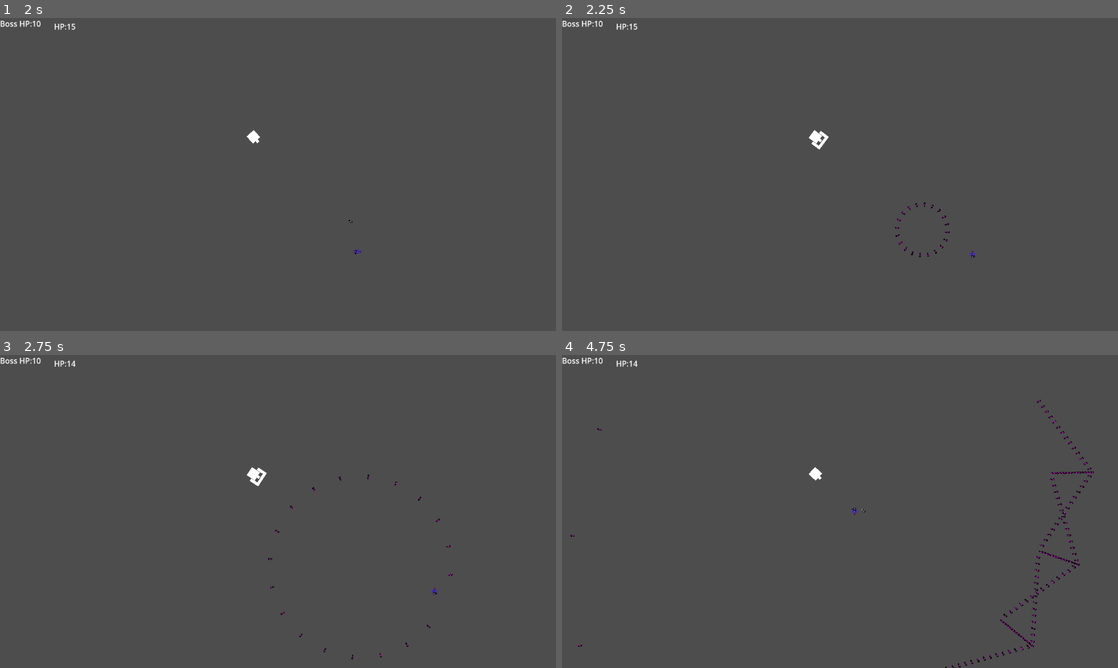
Above: before the commit, frames 1-4 (two rows, left to right).
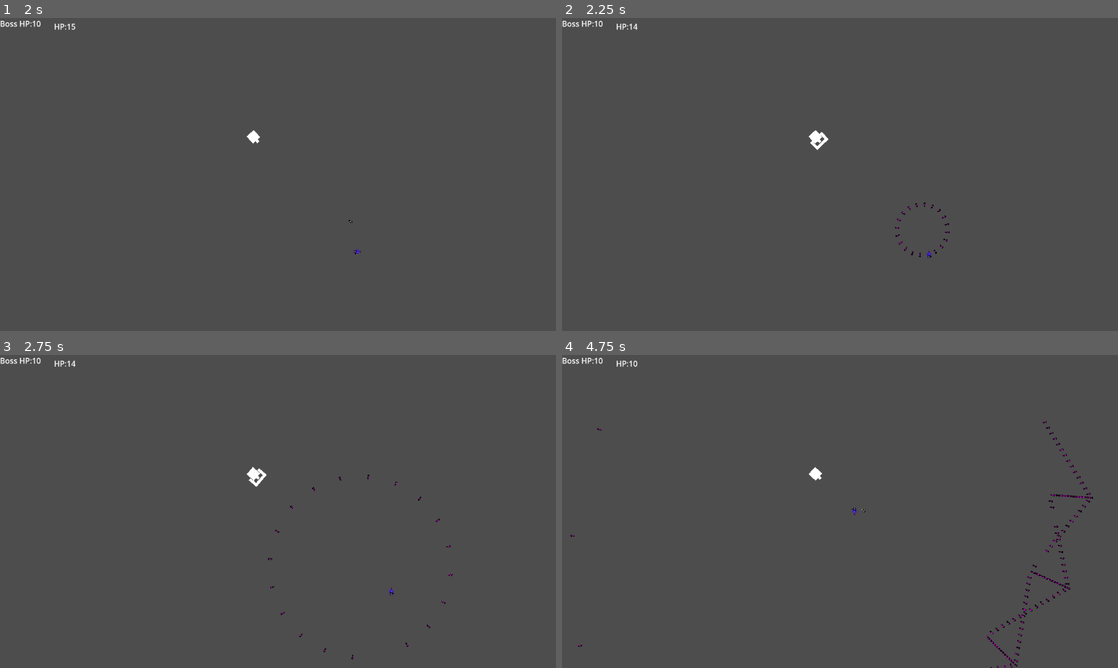
Above: after the commit, the same moments.

Repository: ConquestM/TANKG
Game: Godot game, scene res://Level.tscn
Same seed, same stepped clock (60 frames per second), same inputs: the game is played once before the commit and once after it.
Inputs (mouse positions are in pixels of both pictures, inside the frame that each line leads up to):
- Up to frame 1 (2 s): tap Enter at 0.5 s; move the mouse to (400, 158) at 0.52 s; hold Right (ui_right) 0.53-1.28 s; hold Shift (dash) 0.53-1.28 s; move the mouse to (166, 190) at 1.27 s; hold Down (ui_down) from 1.28 s (still down); tap Shift (dash) at 1.35 s
- Up to frame 2 (2.25 s): tap Space at 2 s; move the mouse to (895, 105) at 2.02 s; release Down (ui_down) at 2.03 s; hold Right (ui_right) from 2.03 s (still down); hold Shift (dash) from 2.03 s (still down)
- Up to frame 3 (2.75 s): keep holding Right (ui_right); keep holding Shift (dash)
- Up to frame 4 (4.75 s): move the mouse to (812, 574) at 2.77 s; release Right (ui_right) at 2.78 s; release Shift (dash) at 2.78 s; hold Up (ui_up) 2.78-3.53 s; tap Shift (dash) at 2.85, 4.35 s; move the mouse to (1006, 558) at 3.52 s; hold Shift (dash) 3.53-4.28 s; hold Left (ui_left) from 3.53 s (still down); move the mouse to (673, 464) at 4.27 s

Frame 1 is identical in both runs. In frame 2, less than 0.1% of the frame differs, in the area x 12-75%, y 1-77%; in frame 3, less than 0.1%; in frame 4, 0.9%, in the area x 12-96%, y 1-100%.

Commit message:
no thing change d?

Diff:
--- a/Bossbulletdetonatehitbox.tscn
+++ b/Bossbulletdetonatehitbox.tscn
@@ -10,7 +10,7 @@
 metadata/Debt = 0
 
 [node name="Delete" type="Timer" parent="."]
-wait_time = 0.7
+wait_time = 1.2
 
 [node name="CollisionShape2D" type="CollisionShape2D" parent="."]
 shape = SubResource("RectangleShape2D_fjwph")
--- a/Player.tscn
+++ b/Player.tscn
@@ -32,7 +32,7 @@
 metadata/Player = true
 
 [node name="Timer" type="Timer" parent="."]
-wait_time = 0.5
+wait_time = 0.7
 one_shot = true
 
 [connection signal="timeout" from="Timer" to="." method="_on_timer_timeout"]
